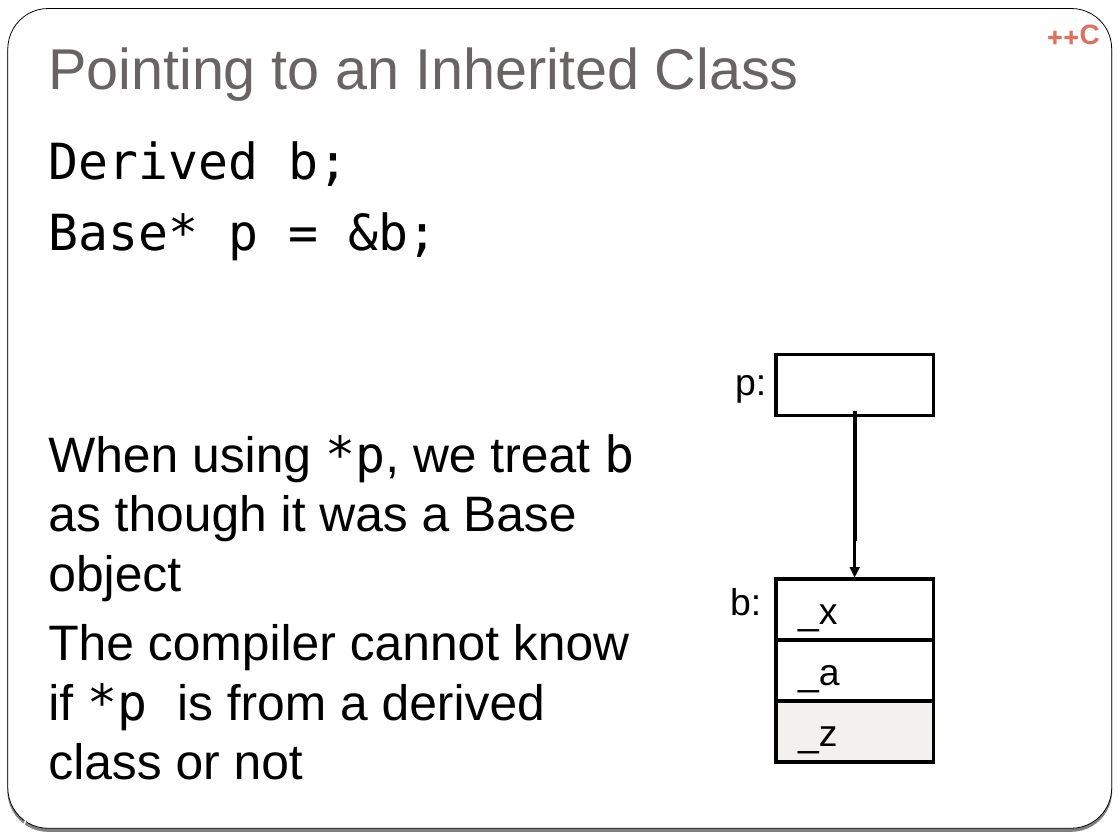
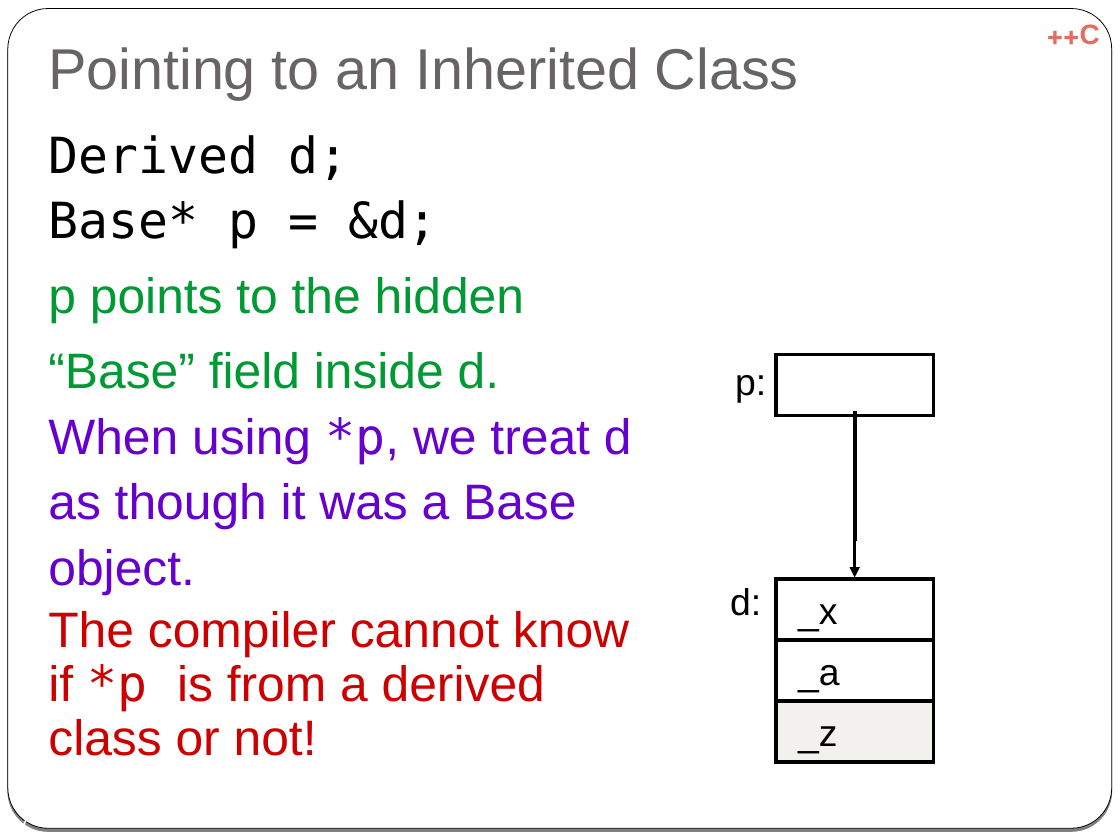
Before and after one commit to cpp-at-ariel/cpp-5778, a slide deck: slide 17 of week06-inheritance/slides-virtual.odp. Drawn at 1120x840 pixels with LibreOffice and Linux fonts; fonts in the diff are those of the drawing. Boxes give left, top, right and bottom in pixels: in the first picture for what was removed or moved away, otherwise in the second. Text is boxed around its words. In the diff, an @@ line names an element or a change of style, - is before the commit and + after.

Commit message:
week 7 updates after class

```diff
--- a/week06-inheritance/slides-virtual.odp
+++ b/week06-inheritance/slides-virtual.odp
@@ text at (x1=48, y1=135, x2=632, y2=756): text changed; text colour #000000 to #CC0000 @@
-Derived b;
-Base* p = &b;
-When using *p, we treat b as though it was a Base object
-The compiler cannot know if *p is from a derived class or not
+Derived d;
+Base* p = &d;
+p points to the hidden
+“Base” field inside d.
+When using *p, we treat d as though it was a Base object.
+The compiler cannot know if *p is from a derived class or not!
@@ text at (x1=730, y1=588, x2=761, y2=616): text changed @@
-b:
+d:
```
Also in this commit, not shown: 17 other slides changed, 1 slide added, 6 other files.
